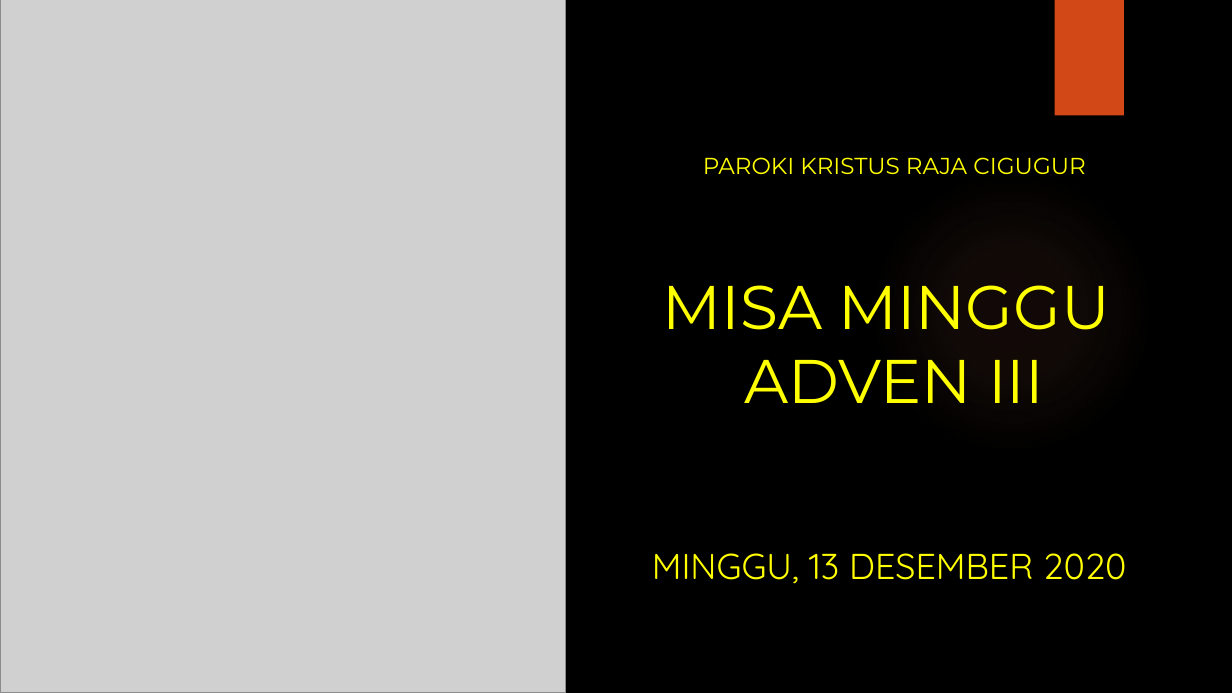
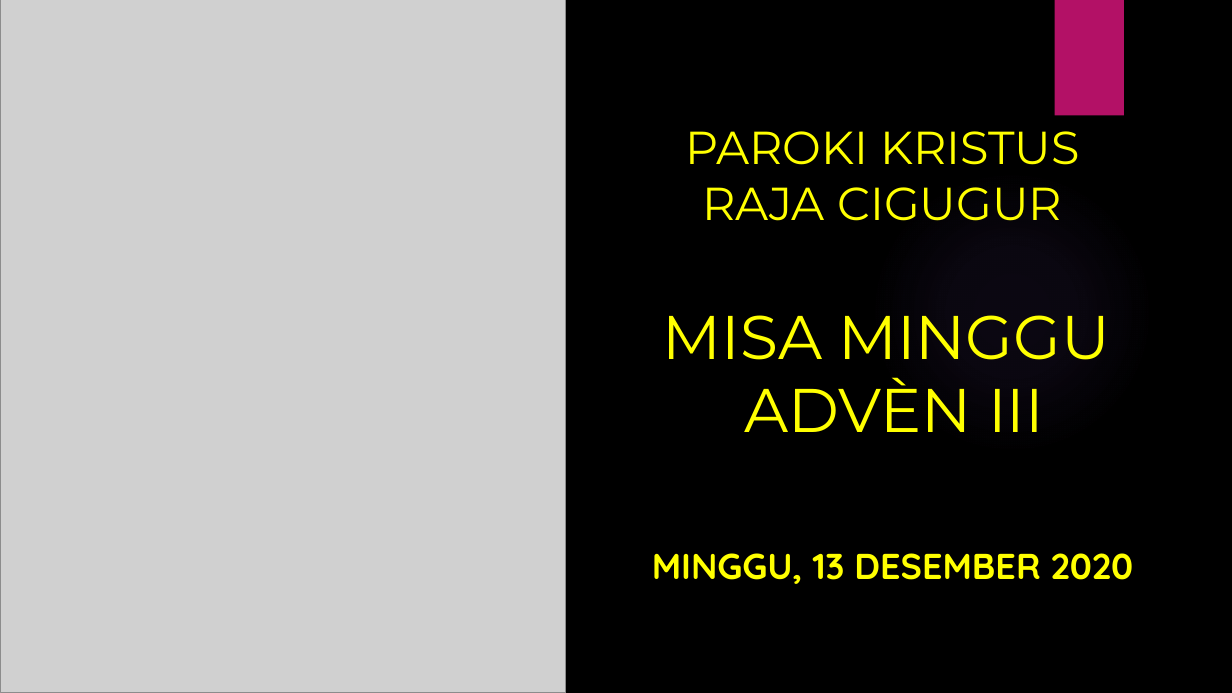
Before and after one commit to laurensius/Slide_Misa_KRC, a slide deck: slide 1 of 2020 12 tanggal 12- 13/Slide Misa Bahasa Sunda.pptx. Drawn at 1232x693 pixels with LibreOffice and Linux fonts; fonts in the diff are those of the drawing; grey boxes stand for pictures; background and template pictures are left out. Boxes give left, top, right and bottom in pixels: in the first picture for what was removed or moved away, otherwise in the second. Text is boxed around its words. In the diff, an @@ line names an element or a change of style, - is before the commit and + after.

```diff
--- a/2020 12 tanggal 12- 13/Slide Misa Bahasa Sunda.pptx
+++ b/2020 12 tanggal 12- 13/Slide Misa Bahasa Sunda.pptx
@@ rectangle at [1055,0,1124,116]: fill #D34817 to #B31166 @@
@@ text "PAROKI KRISTUS RAJA CIGUGUR": place and size @@
-text "PAROKI KRISTUS RAJA CIGUGUR" at [703,157,1086,174]
+text "PAROKI KRISTUS RAJA CIGUGUR" at [685,131,1079,221]
@@ text "PAROKI KRISTUS RAJA CIGUGUR" at [685,131,1079,221]: size 18 to 36 pt @@
@@ ellipse at [870,169,1154,454]: fill gradient #EF8C6A to gradient #9B6BF2 @@
@@ title at [663,315,1109,432]: text changed @@
-MISA MINGGU
-ADVEN III
+MISA MINGGU
+ADVÈN III
@@ subtitle "MINGGU, 13 DESEMBER 2020" at [652,553,1134,584]: bold on @@
```
Also in this commit, not shown: 55 other slides changed, 1 slide added, 1 slide removed, 1 other file.
